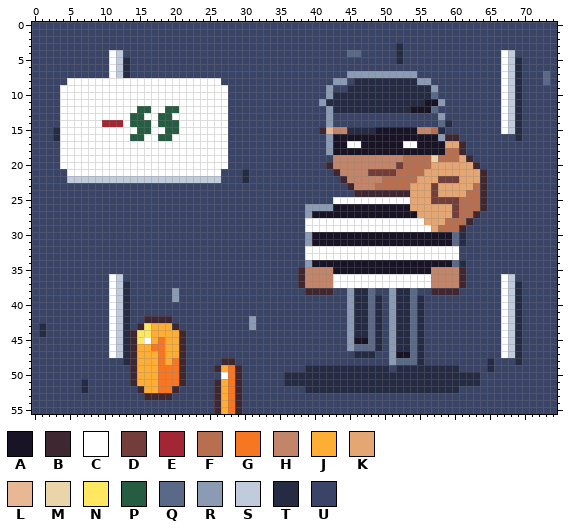
One commit to this pixel-art file: art/cards/card-thief-let-go.aseprite. That is the earlier state.
75x56 pixels, 1 frame.
Palette (. is transparent): A #181425  B #3e2731  C #ffffff  D #733e39  E #a22633  F #b86f50  G #f77622  H #c28569  J #feae34  K #e4a672  L #e8b796  M #ead4aa  N #fee761  P #265c42  Q #5a6988  R #8b9bb4  S #c0cbdc  T #262b44  U #3a4466
Pixels before (only the part around the change), first column x 0:
 0 UUUUUUUUUUUUUUUUUUUUUUUUUUUUUUUU
 1 UUUUUUUUUUUUUUUUUUUUUUUUUUUUUUUU
 2 UUUUUUUUUUUUUUUUUUUUUUUUUUUUUUUU
 3 UUUUUUUUUUUUUUUUUUUUUUUUUUUUUUUU
 4 UUUUUUUUUUUCSUUUUUUUUUUUUUUUUUUU
 5 UUUUUUUUUUUCSTUUUUUUUUUUUUUUUUUU
 6 UUUUUUUUUUUCSTUUUUUUUUUUUUUUUUUU
 7 UUUUUUUUUUUCSTUUUUUUUUUUUUUUUUUU
 8 UUUUUCCCCCCCCCCCCCCCCCCCCCCUUUUU
 9 UUUUCCCCCCCCCCCCCCCCCCCCCCCCUUUU
10 UUUUCCCCCCCCCCCCCCCCCCCCCCCCUUUU
11 UUUUCCCCCCCCCCCCCCCCCCCCCCCCUUUU
12 UUUUCCCCCCCCCCCPPCCPPCCCCCCCUUUU
13 UUUUCCCCCCCCCCPPCCPPCCCCCCCCUUUU
14 UUUUCCCCCCEEECPPPCPPPCCCCCCCUUUU
15 UUUTCCCCCCCCCCCPPCCPPCCCCCCCUUUU
16 UUUTCCCCCCCCCCPPCCPPCCCCCCCCUUUU
17 UUUUCCCCCCCCCCCCCCCCCCCCCCCCUUUU
18 UUUUCCCCCCCCCCCCCCCCCCCCCCCCUUUU
19 UUUUCCCCCCCCCCCCCCCCCCCCCCCCUUUU
20 UUUUCCCCCCCCCCCCCCCCCCCCCCCCUUUU
21 UUUUUCCCCCCCCCCCCCCCCCCCCCCUUUTU
22 UUUUUSSSSSSSSSSSSSSSSSSSSSSUUUTU
23 UUUUUUUUUUUUUUUUUUUUUUUUUUUUUUUU
24 UUUUUUUUUUUUUUUUUUUUUUUUUUUUUUUU
25 UUUUUUUUUUUUUUUUUUUUUUUUUUUUUUUU
26 UUUUUUUUUUUUUUUUUUUUUUUUUUUUUUUU
27 UUUUUUUUUUUUUUUUUUUUUUUUUUUUUUUU
28 UUUUUUUUUUUUUUUUUUUUUUUUUUUUUUUU
29 UUUUUUUUUUUUUUUUUUUUUUUUUUUUUUUU
30 UUUUUUUUUUUUUUUUUUUUUUUUUUUUUUUU
31 UUUUUUUUUUUUUUUUUUUUUUUUUUUUUUUU
32 UUUUUUUUUUUUUUUUUUUUUUUUUUUUUUUU
33 UUUUUUUUUUUUUUUUUUUUUUUUUUUUUUUU
34 UUUUUUUUUUUUUUUUUUUUUUUUUUUUUUUU
35 UUUUUUUUUUUUUUUUUUUUUUUUUUUUUUUU
36 UUUUUUUUUUUCSUUUUUUUUUUUUUUUUUUU
Now the later version:
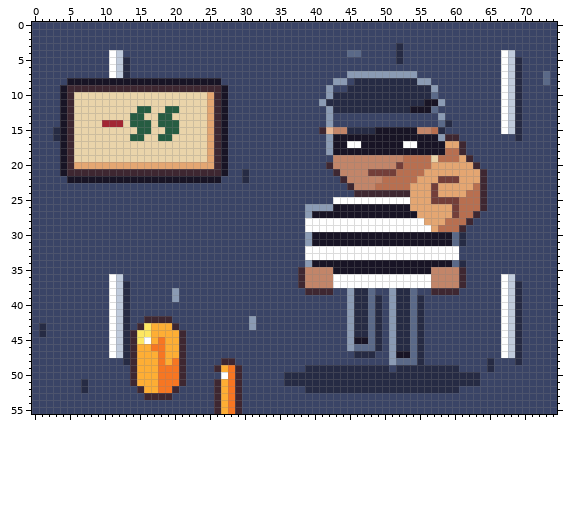
Edits made:
{"y":8,"x":5,"old":"CCCCCCCCCCCCCCCCCCCCCC","new":"AAAAAAAAAAAAAAAAAAAAAA"}
{"y":9,"x":4,"old":"CCCCCCCCCCCCCCCCCCCCCCCC","new":"ABBBBBBBBBBBBBBBBBBBBBBA"}
{"y":10,"x":4,"old":"CCCCCCCCCCCCCCCCCCCCCCCC","new":"ABMMMMMMMMMMMMMMMMMMMKBA"}
{"y":11,"x":4,"old":"CCCCCCCCCCCCCCCCCCCCCCCC","new":"ABMMMMMMMMMMMMMMMMMMMKBA"}
{"y":12,"x":4,"old":"CCCCCCCCCCC","new":"ABMMMMMMMMM"}
{"y":12,"x":17,"old":"CC","new":"MM"}
{"y":12,"x":21,"old":"CCCCCCC","new":"MMMMKBA"}
{"y":13,"x":4,"old":"CCCCCCCCCC","new":"ABMMMMMMMM"}
{"y":13,"x":16,"old":"CC","new":"MM"}
{"y":13,"x":20,"old":"CCCCCCCC","new":"MMMMMKBA"}
{"y":14,"x":4,"old":"CCCCCC","new":"ABMMMM"}
{"y":14,"x":13,"old":"C","new":"M"}
{"y":14,"x":17,"old":"C","new":"M"}
{"y":14,"x":21,"old":"CCCCCCC","new":"MMMMKBA"}
{"y":15,"x":4,"old":"CCCCCCCCCCC","new":"ABMMMMMMMMM"}
{"y":15,"x":17,"old":"CC","new":"MM"}
{"y":15,"x":21,"old":"CCCCCCC","new":"MMMMKBA"}
{"y":16,"x":4,"old":"CCCCCCCCCC","new":"ABMMMMMMMM"}
{"y":16,"x":16,"old":"CC","new":"MM"}
{"y":16,"x":20,"old":"CCCCCCCC","new":"MMMMMKBA"}
{"y":17,"x":4,"old":"CCCCCCCCCCCCCCCCCCCCCCCC","new":"ABMMMMMMMMMMMMMMMMMMMKBA"}
{"y":18,"x":4,"old":"CCCCCCCCCCCCCCCCCCCCCCCC","new":"ABMMMMMMMMMMMMMMMMMMMKBA"}
{"y":19,"x":4,"old":"CCCCCCCCCCCCCCCCCCCCCCCC","new":"ABMMMMMMMMMMMMMMMMMMMKBA"}
{"y":20,"x":4,"old":"CCCCCCCCCCCCCCCCCCCCCCCC","new":"ABKKKKKKKKKKKKKKKKKKKKBA"}
{"y":21,"x":4,"old":"UCCCCCCCCCCCCCCCCCCCCCCU","new":"ABBBBBBBBBBBBBBBBBBBBBBA"}
{"y":22,"x":5,"old":"SSSSSSSSSSSSSSSSSSSSSS","new":"AAAAAAAAAAAAAAAAAAAAAA"}
{"label":"changed","picture_box":[60,78,228,183]}
